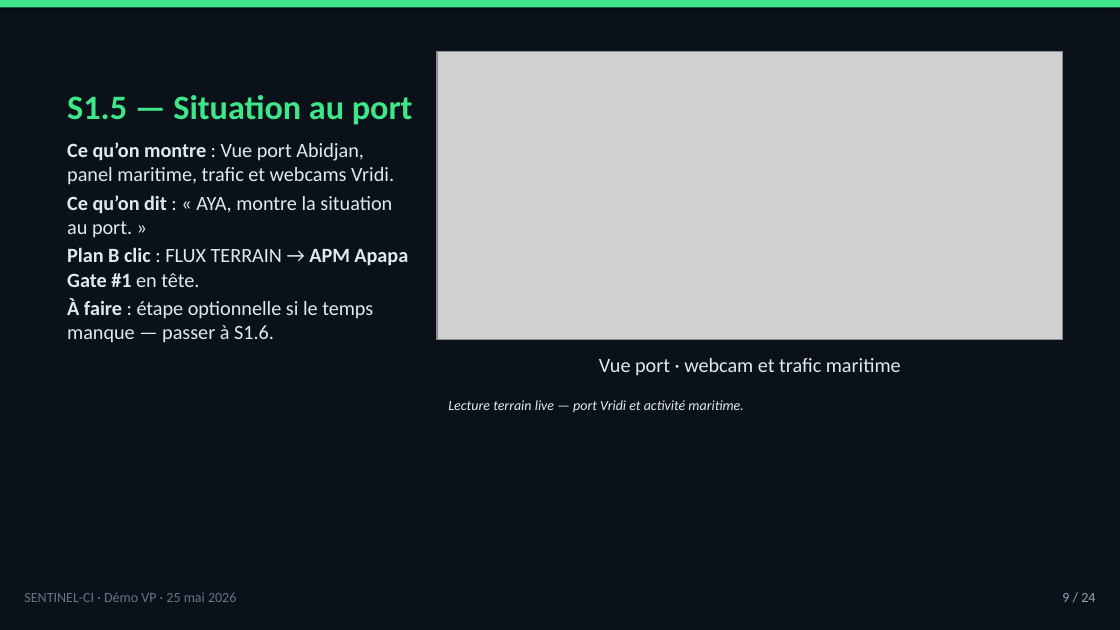
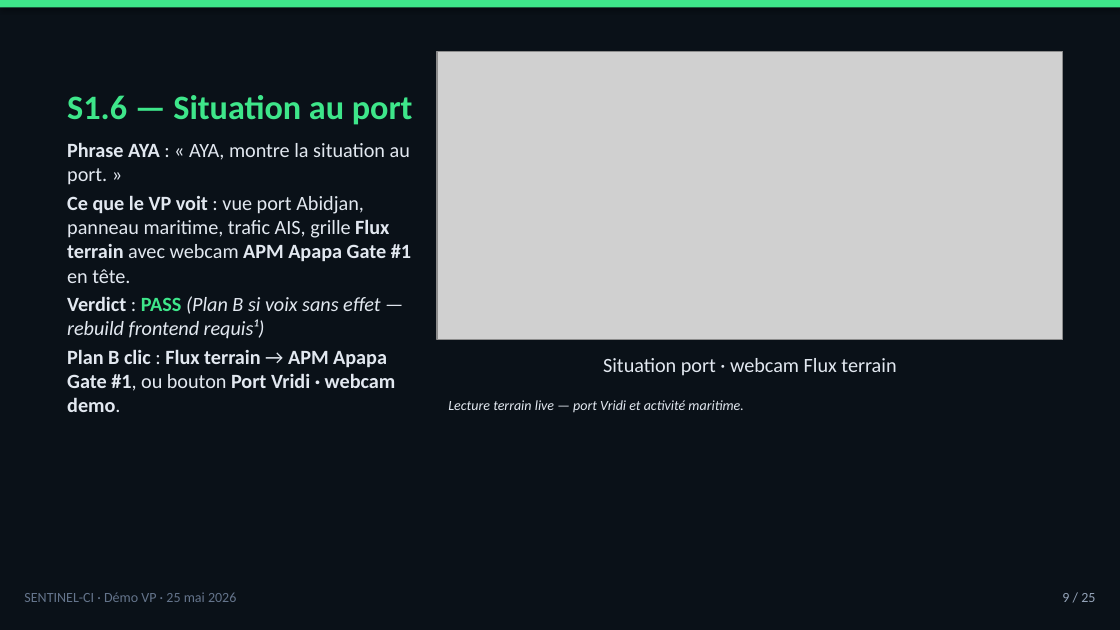
Before and after one commit to tishacian/hyusai, a slide deck: slide 9 of docs/sentinel-ci-demo-presenter-deck-2026-05-25.pptx. Drawn at 1120x630 pixels with LibreOffice and Linux fonts; fonts in the diff are those of the drawing; grey boxes stand for pictures. Boxes give left, top, right and bottom in pixels: in the first picture for what was removed or moved away, otherwise in the second. Text is boxed around its words. In the diff, an @@ line names an element or a change of style, - is before the commit and + after.

```diff
--- a/docs/sentinel-ci-demo-presenter-deck-2026-05-25.pptx
+++ b/docs/sentinel-ci-demo-presenter-deck-2026-05-25.pptx
@@ title at <box>67,95,413,125</box>: text changed @@
-S1.5 — Situation au port
+S1.6 — Situation au port
@@ text at <box>67,142,411,412</box>: text changed @@
-Ce qu’on montre : Vue port Abidjan, panel maritime, trafic et webcams Vridi.
-Ce qu’on dit : « AYA, montre la situation au port. »
-Plan B clic : FLUX TERRAIN → APM Apapa Gate #1 en tête.
-À faire : étape optionnelle si le temps manque — passer à S1.6.
+Phrase AYA : « AYA, montre la situation au port. »
+Ce que le VP voit : vue port Abidjan, panneau maritime, trafic AIS, grille Flux terrain avec webcam APM Apapa Gate #1 en tête.
+Verdict : PASS (Plan B si voix sans effet — rebuild frontend requis¹)
+Plan B clic : Flux terrain → APM Apapa Gate #1, ou bouton Port Vridi · webcam demo.
@@ text at <box>603,358,896,376</box>: text changed @@
-Vue port · webcam et trafic maritime
+Situation port · webcam Flux terrain
@@ text at <box>1062,593,1095,602</box>: text changed @@
-9 / 24
+9 / 25
```
Also in this commit, not shown: 20 other slides changed, 3 slides added, 2 slides removed, 2 other files.
